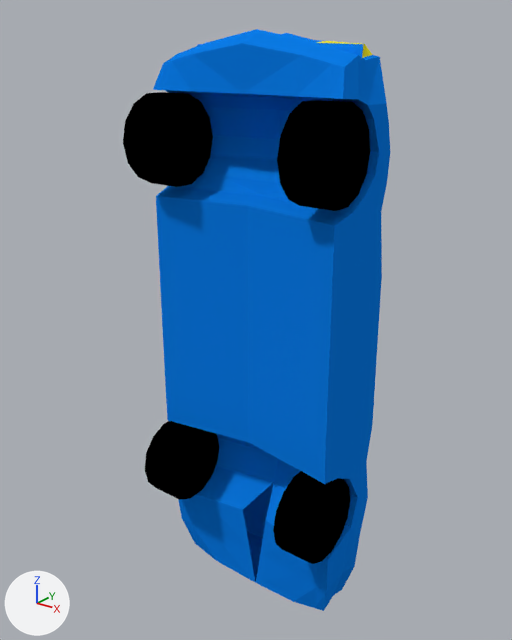
The Blender file Assets/Vehicles/BlueCar.blend: old version first, new version second.
Both versions are drawn from a camera (50 mm lens) standing at (5.37, -3.97, 4.36) and looking at (0.6, 2.36, 1.3). Arrows for +X, +Y and +Z are at lower left; the lights stay in place.
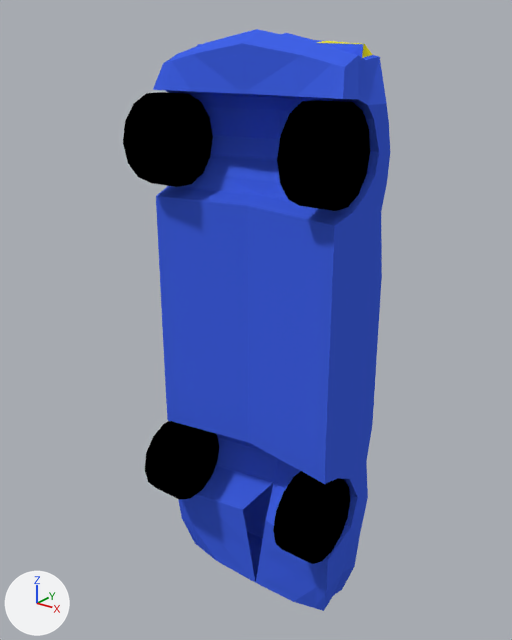
Commit message: All Cars Fixed

Location of each change, [x1, y1, x2, y2] in pixels of the pictures (512 x 640 px):
'Plane', recoloured
    both: [153, 29, 390, 611]

What changed in the scene script:
```text
Change mat_basecolor:
    mat_basecolor.base_color: (0.00358, 0.2, 0.8) -> (0.0533, 0.123, 0.8)  # blue #0c7ce7 -> blue #4162e7
Change me_plane_001:
    where me_plane_001.from_pydata(...)  # 298 vertices, 295 faces; spans x 0.0..1.32, y -4.07..2.85, z -0.69..1.31
    used by ob_plane; location = (0.78, 2.06, 0.44); rotation_euler = (-1.571, 0.0, 0.0), in degrees (-90, 0, 0)
    me_plane_001 part 1: all 196 faces that had it switch from mat_basecolor (blue #0c7be7) to no material
Change ob_plane:
    add ob_plane.material_slots[0].link = 'OBJECT'; ob_plane.material_slots[0].material = mat_basecolor  # blue #4162e7
```
